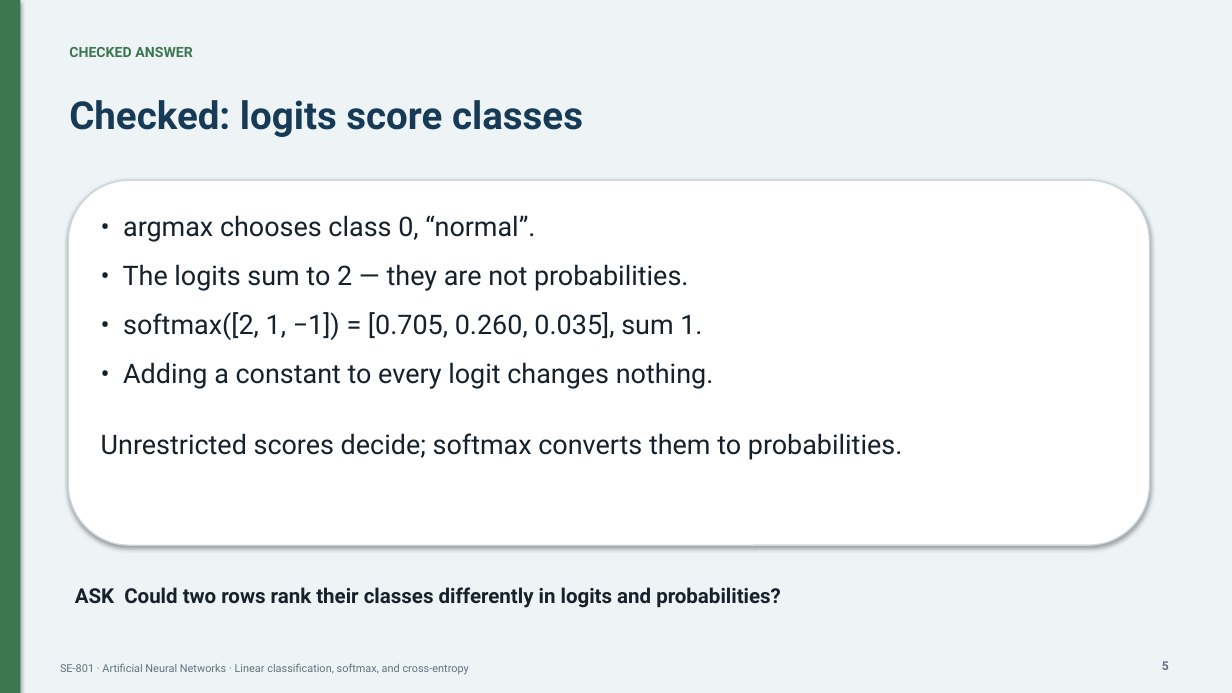
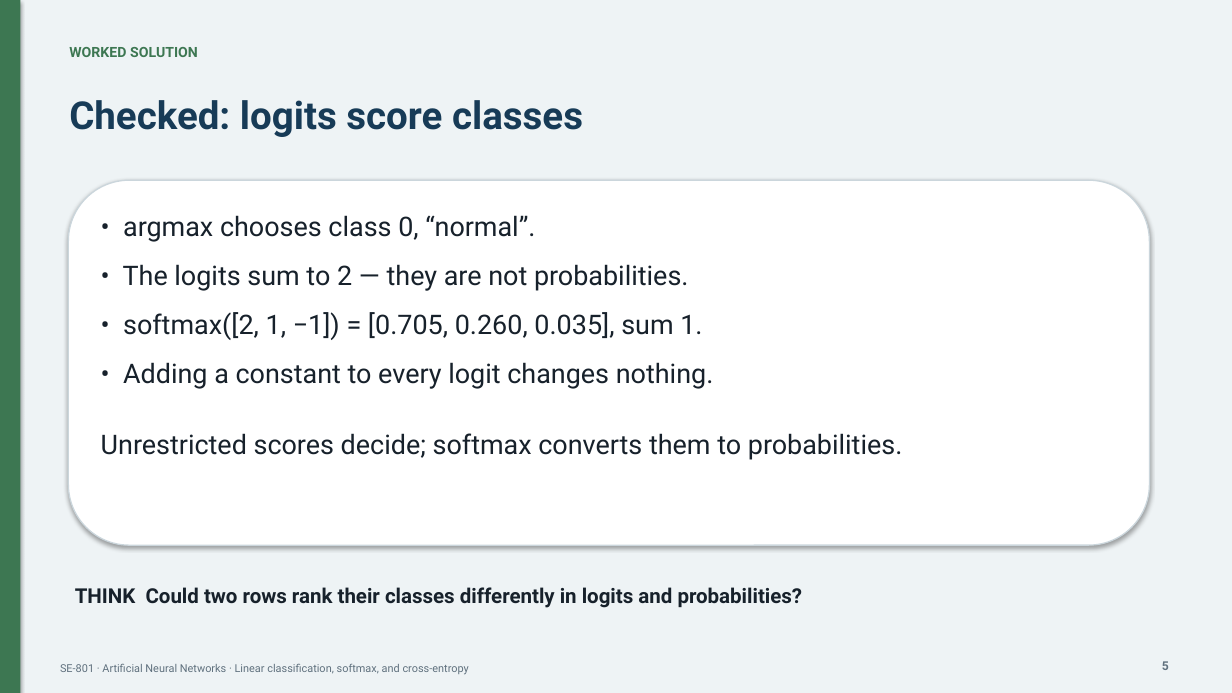
Before and after one commit to DrFarrukh/teaching, a slide deck: slide 5 of courses/artificial-neural-networks/lectures/lecture-04/slides.pptx. Drawn at 1232x693 pixels with LibreOffice and Linux fonts; fonts in the diff are those of the drawing. Boxes give left, top, right and bottom in pixels: in the first picture for what was removed or moved away, otherwise in the second. Text is boxed around its words. In the diff, an @@ line names an element or a change of style, - is before the commit and + after.

```diff
--- a/courses/artificial-neural-networks/lectures/lecture-04/slides.pptx
+++ b/courses/artificial-neural-networks/lectures/lecture-04/slides.pptx
@@ text at [69,47,198,57]: text changed @@
-CHECKED ANSWER
+WORKED SOLUTION
@@ text at [75,587,803,608]: text changed @@
-ASK Could two rows rank their classes differently in logits and probabilities?
+THINK Could two rows rank their classes differently in logits and probabilities?
```
Also in this commit, not shown: 7 other slides changed.
